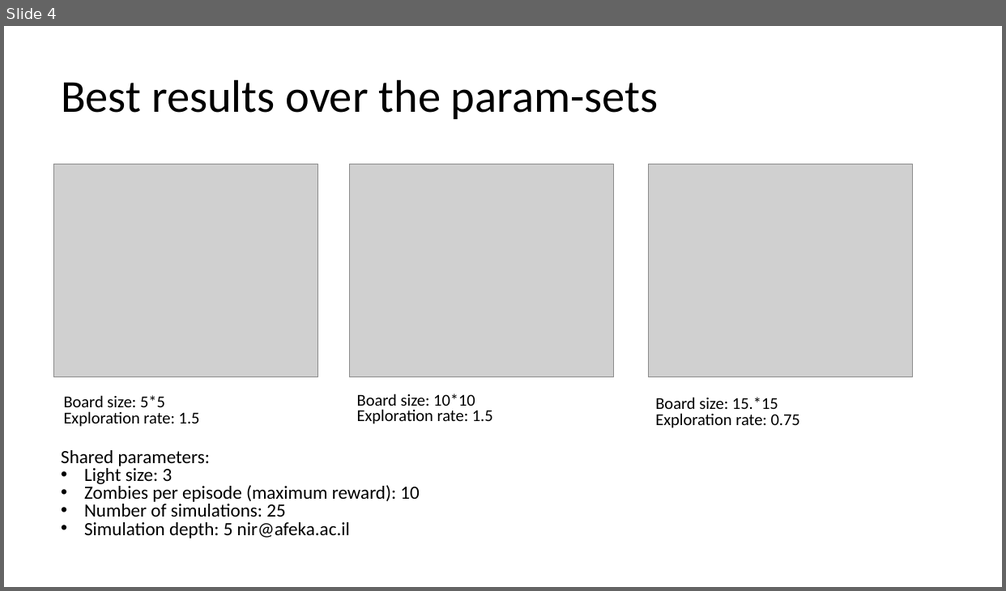
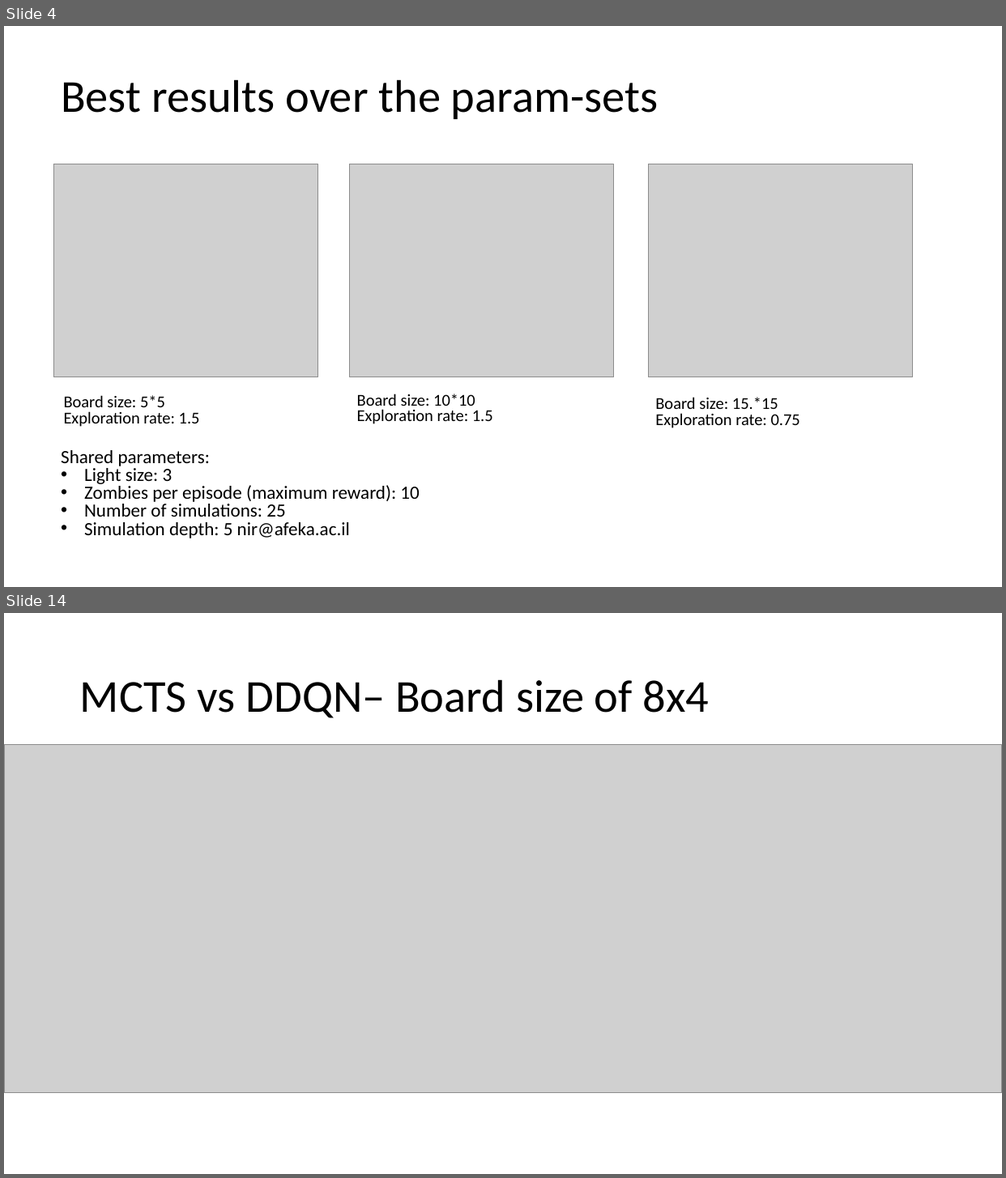
Before and after one commit to EliavSh/FinalProjectRL, a slide deck: docs/mcts_thoughts.pptx. Shown one above the other, each under a label of ours: slide 4 before the commit, slides 4 and 14 after it; the slides between them are not shown. The pictures are 1006x591 and 1006x1178 pixels, drawn with LibreOffice and Linux fonts; fonts in the diff are those of the drawing; grey boxes stand for pictures. Boxes give left, top, right and bottom in pixels: in the first picture for what was removed or moved away, otherwise in the second. Text is boxed around its words. In the diff, an @@ line names an element or a change of style, - is before the commit and + after.

Commit message:
summary of results: 1. evaluation of mcts algorithm 2. mcts vs ddqn

```diff
--- a/docs/mcts_thoughts.pptx
+++ b/docs/mcts_thoughts.pptx
@@ slide 14 added at <box>4,613,1002,1174</box>, background #FFFFFF @@
@@ title added at <box>80,679,710,718</box>, 44 pt, text #000000 @@
+MCTS vs DDQN– Board size of 8x4
@@ picture added at <box>4,745,1002,1093</box> @@
```
Also in this commit, not shown: 10 other slides added.
